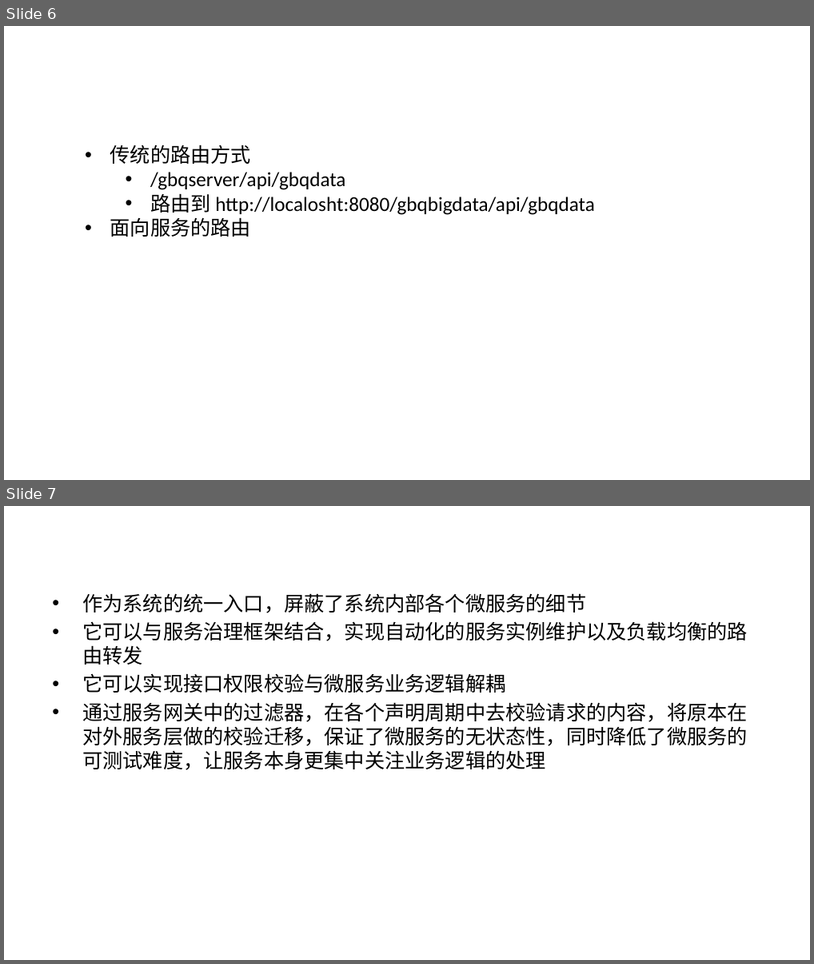
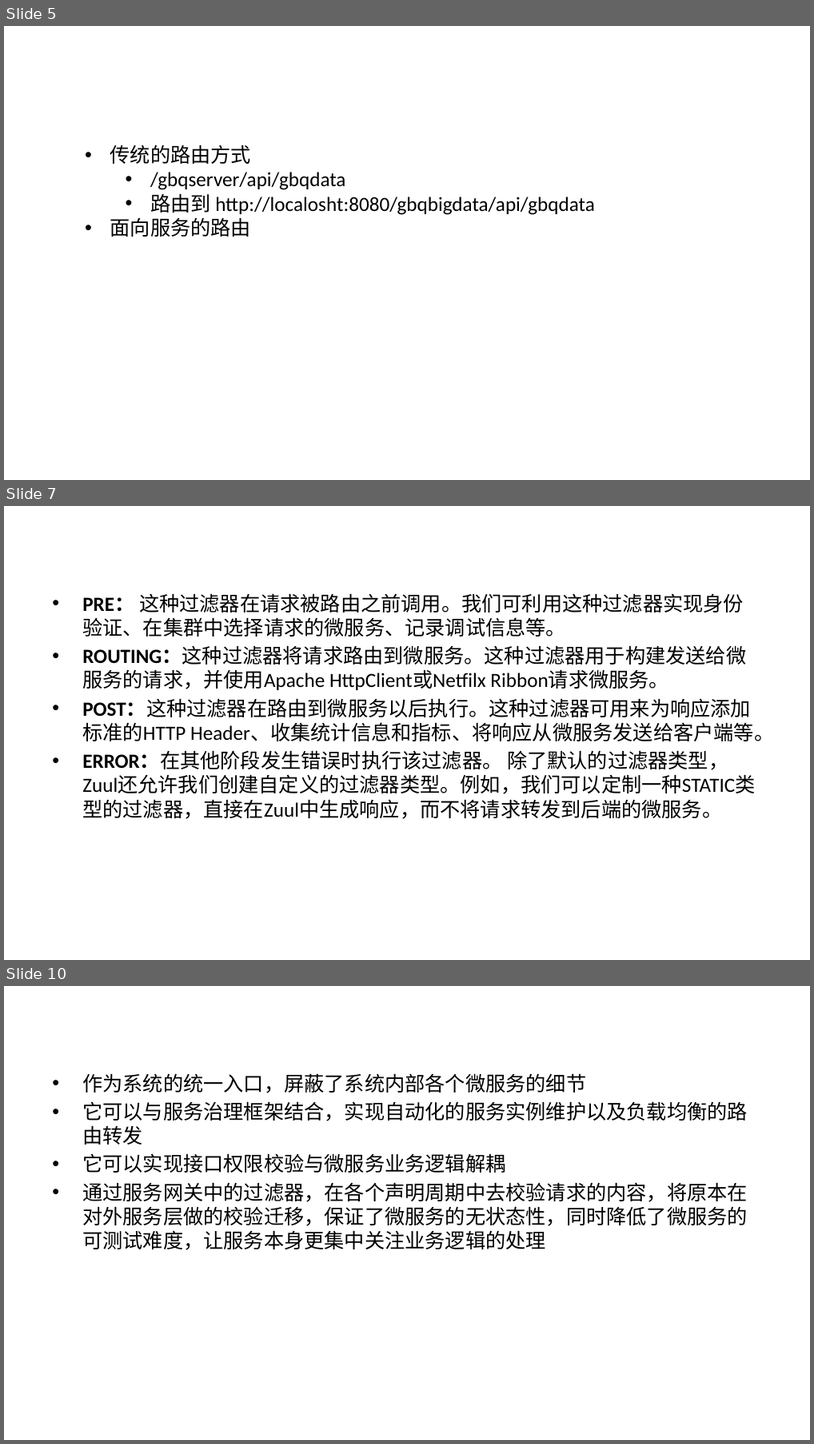
Before and after one commit to hlniceguy/spring-cloud-demo, a slide deck: doc/Spring Cloud Zuul.pptx. Shown one above the other, each under a label of ours: slides 6 and 7 before the commit, slides 5, 7 and 10 after it; the slides between them are not shown. The pictures are 814x964 and 814x1444 pixels, drawn with LibreOffice and Linux fonts; fonts in the diff are those of the drawing; background and template pictures are left out. Boxes give left, top, right and bottom in pixels: in the first picture for what was removed or moved away, otherwise in the second. Text is boxed around its words. In the diff, an @@ line names an element or a change of style, - is before the commit and + after.

Commit message:
添加accessfilter

```diff
--- a/doc/Spring Cloud Zuul.pptx
+++ b/doc/Spring Cloud Zuul.pptx
@@ slide 7 added at (4, 506, 810, 960), background picture (left out) @@
@@ title added at (30, 517, 756, 555), 22 pt, text #FFFFFF, bold @@
+请求生命周期
@@ text added at (82, 593, 774, 819), 18 pt, text #000000 @@
+• PRE： 这种过滤器在请求被路由之前调用。我们可利用这种过滤器实现身份验证、在集群中选择请求的微服务、记录调试信息等。
+• ROUTING：这种过滤器将请求路由到微服务。这种过滤器用于构建发送给微服务的请求，并使用Apache HttpClient或Netfilx Ribbon请求微服务。
+• POST：这种过滤器在路由到微服务以后执行。这种过滤器可用来为响应添加标准的HTTP Header、收集统计信息和指标、将响应从微服务发送给客户端等。
+• ERROR：在其他阶段发生错误时执行该过滤器。 除了默认的过滤器类型，Zuul还允许我们创建自定义的过滤器类型。例如，我们可以定制一种STATIC类型的过滤器，直接在Zuul中生成响应，而不将请求转发到后端的微服务。
@@ what was slide 6 is now slide 5 @@
@@ what was slide 7 is now slide 10 @@
```
Also in this commit, not shown: 3 slides changed, 10 other slides added, 2 slides removed, 2 other files.
